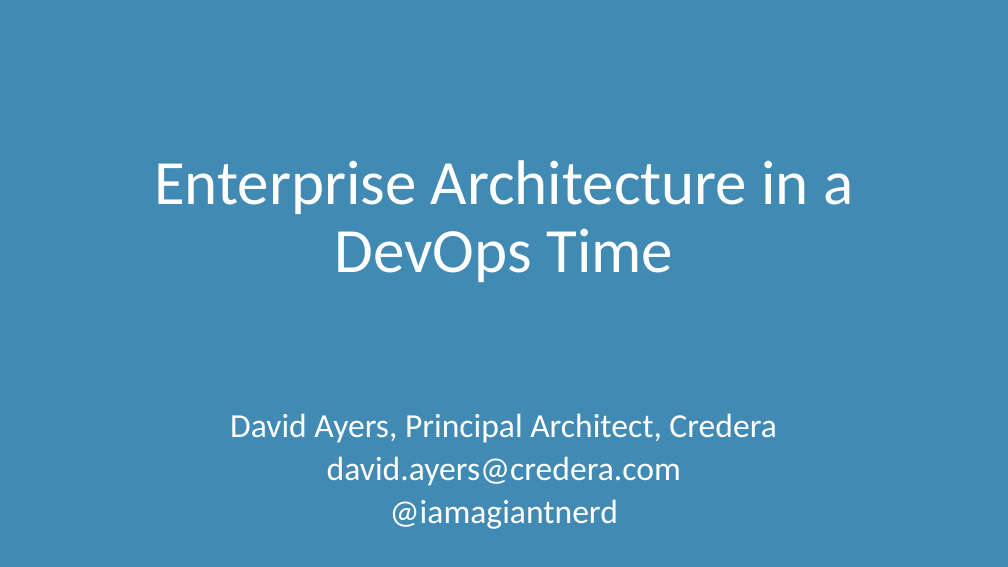
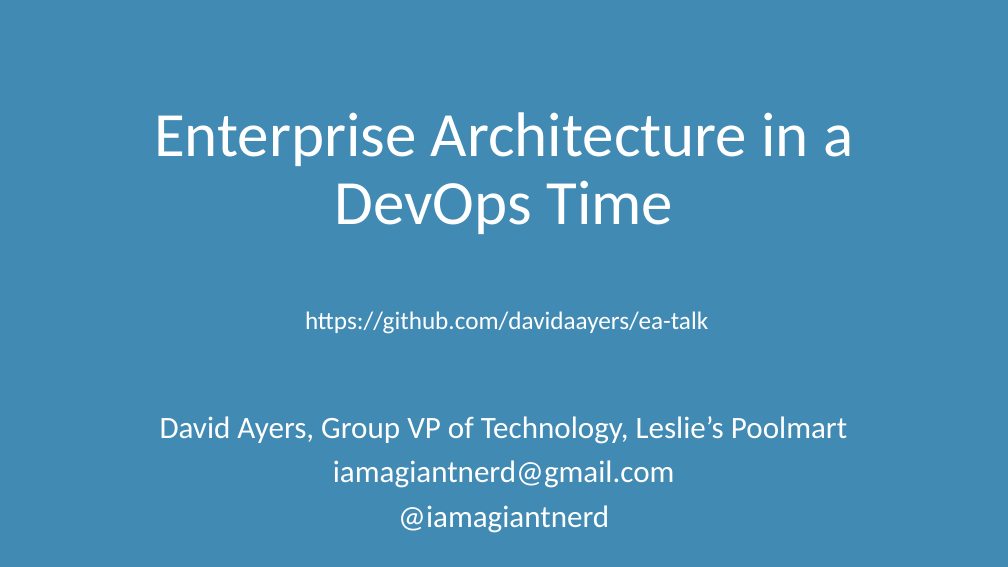
Before and after one commit to davidaayers/ea-talk, a slide deck: slide 120 of ea_in_a_devops_time.pptx (slide 117 before the commit). Drawn at 1008x567 pixels with LibreOffice and Linux fonts; fonts in the diff are those of the drawing. Boxes give left, top, right and bottom in pixels: in the first picture for what was removed or moved away, otherwise in the second. Text is boxed around its words. In the diff, an @@ line names an element or a change of style, - is before the commit and + after.

Commit message:
Update PPT & readme
* Removed all emoji font references
* Added comcast guild slids from 60-minute version
* General cleanup & formatting

Also updated readme to reference the repo with the other related talks and link to
the sketchnote, because it's awesome.

```diff
--- a/ea_in_a_devops_time.pptx
+++ b/ea_in_a_devops_time.pptx
@@ title "Enterprise Architecture in a DevOps ...": place and size @@
-title "Enterprise Architecture in a DevOps ..." at [154,160,853,282]
+title "Enterprise Architecture in a DevOps ..." at [154,112,853,234]
@@ text added at [305,311,708,334], 24 pt, text #FFFFFF @@
+https://github.com/davidaayers/ea-talk
@@ text at [160,416,847,488]: text changed; size 32 to 29.6 pt @@
-David Ayers, Principal Architect, Credera
-david.ayers@credera.com
+David Ayers, Group VP of Technology, Leslie’s Poolmart
+iamagiantnerd@gmail.com
@@ text at [398,505,609,533]: size 32 to 29.6 pt in "@iamagiantnerd"; line spacing 0.8 to 0.9 @@
```
Also in this commit, not shown: 20 other slides changed, 3 slides added, 2 other files.
